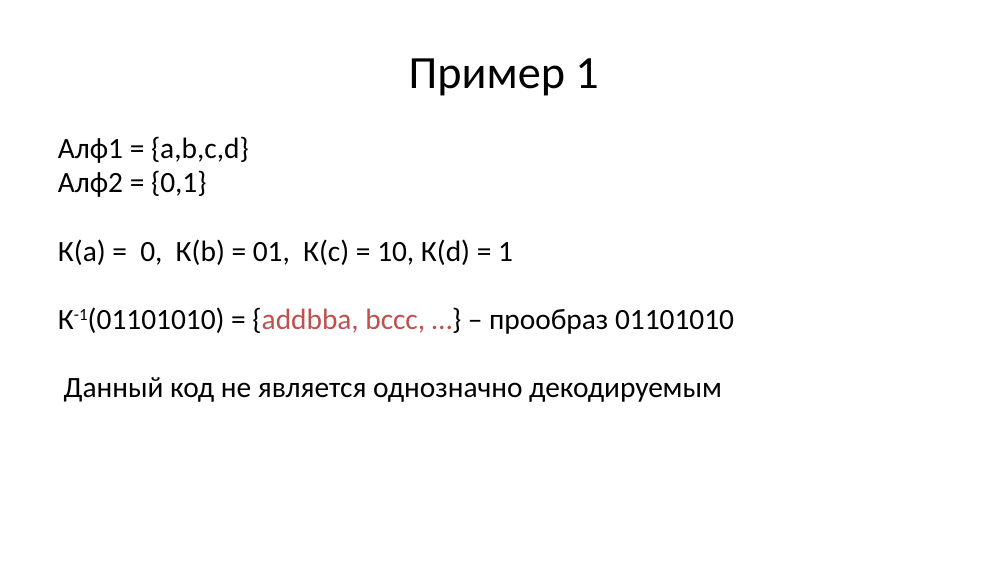
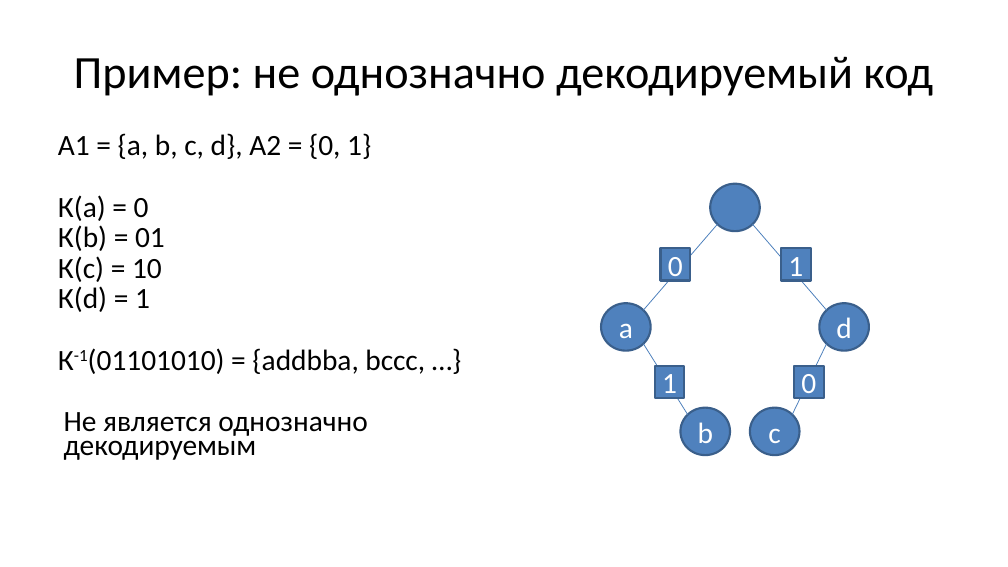
Before and after one commit to Evgueni-Petrov-aka-espetrov/Algorithms-and-Programming-in-C-pptx, a slide deck: slide 8 of 14 Кодирование.pptx (slide 6 before the commit). Drawn at 1008x567 pixels with LibreOffice and Linux fonts; fonts in the diff are those of the drawing. Boxes give left, top, right and bottom in pixels: in the first picture for what was removed or moved away, otherwise in the second. Text is boxed around its words. In the diff, an @@ line names an element or a change of style, - is before the commit and + after.

```diff
--- a/14 Кодирование.pptx
+++ b/14 Кодирование.pptx
@@ title at [74,56,933,96]: text changed @@
-Пример 1
+Пример: не однозначно декодируемый код
@@ text at [58,133,425,460]: text changed @@
-Алф1 = {a,b,c,d}
-Алф2 = {0,1}
-К(а) = 0, К(b) = 01, К(с) = 10, К(d) = 1
-К-1(01101010) = {addbba, bссс, …} – прообраз 01101010
-Данный код не является однозначно декодируемым
+А1 = {a, b, c, d}, А2 = {0, 1}
+К(а) = 0
+К(b) = 01
+К(с) = 10
+К(d) = 1
+К-1(01101010) = {addbba, bссс, …}
+Не является однозначно декодируемым
@@ group added at [601,184,870,455]: 5 ellipses, 4 lines, 4 rectangles @@
+d
+c
+b
+a
+1
+1
+0
+0
```
Also in this commit, not shown: 17 other slides changed, 5 slides added, 10 slides removed.
